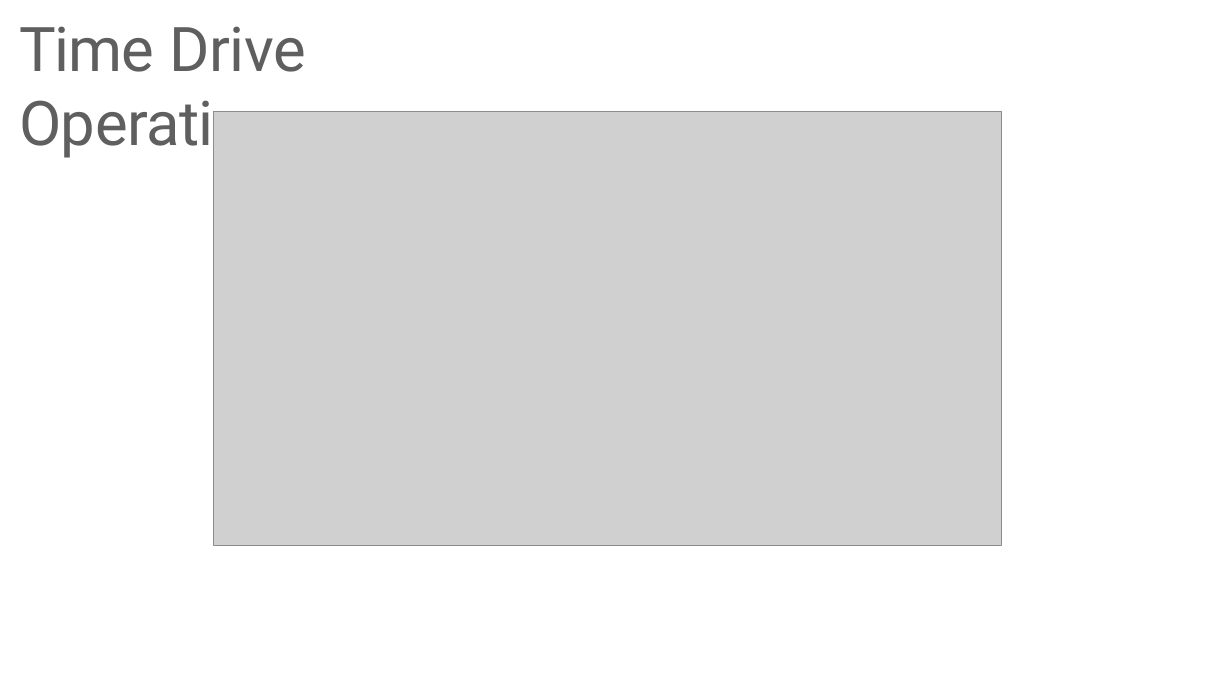
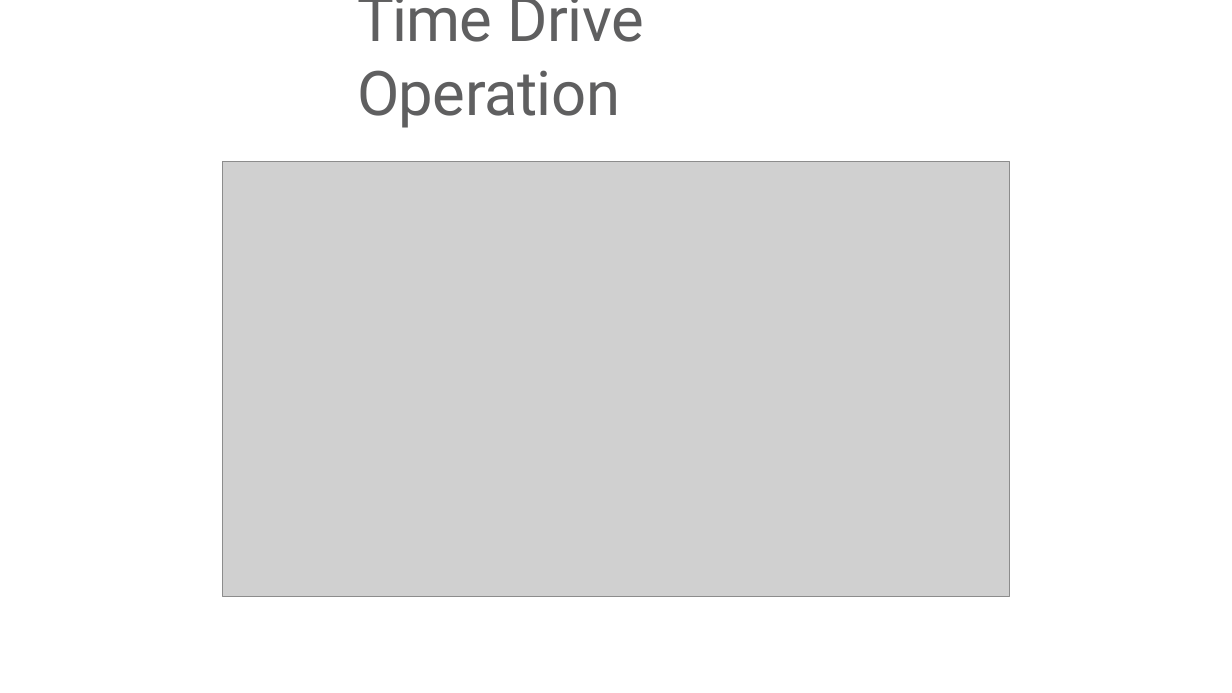
Before and after one commit to SiwaNetwork/QUANTUM, a slide deck: slide 8 of Time-Card/ДОКУМЕНТЫ/МАТЕРИАЛ СТАТЬИ/End User Synchronization.pptx (slide 9 before the commit). Drawn at 1232x693 pixels with LibreOffice and Linux fonts; fonts in the diff are those of the drawing; grey boxes stand for pictures; background and template pictures are left out. Boxes give left, top, right and bottom in pixels: in the first picture for what was removed or moved away, otherwise in the second. Text is boxed around its words. In the diff, an @@ line names an element or a change of style, - is before the commit and + after.

```diff
--- a/Time-Card/ДОКУМЕНТЫ/МАТЕРИАЛ СТАТЬИ/End User Synchronization.pptx
+++ b/Time-Card/ДОКУМЕНТЫ/МАТЕРИАЛ СТАТЬИ/End User Synchronization.pptx
@@ title "Time Drive Operation": place and size @@
-title "Time Drive Operation" at [19, 26, 306, 160]
+title "Time Drive Operation" at [357, 0, 644, 128]
@@ title "Time Drive Operation" at [357, 0, 644, 128]: vertical alignment top to middle @@
@@ picture: place and size @@
-picture at [213, 111, 1001, 545]
+picture at [222, 162, 1009, 596]
```
Also in this commit, not shown: 19 other slides changed, 1 slide added, 5 slides removed, 4 other files.
